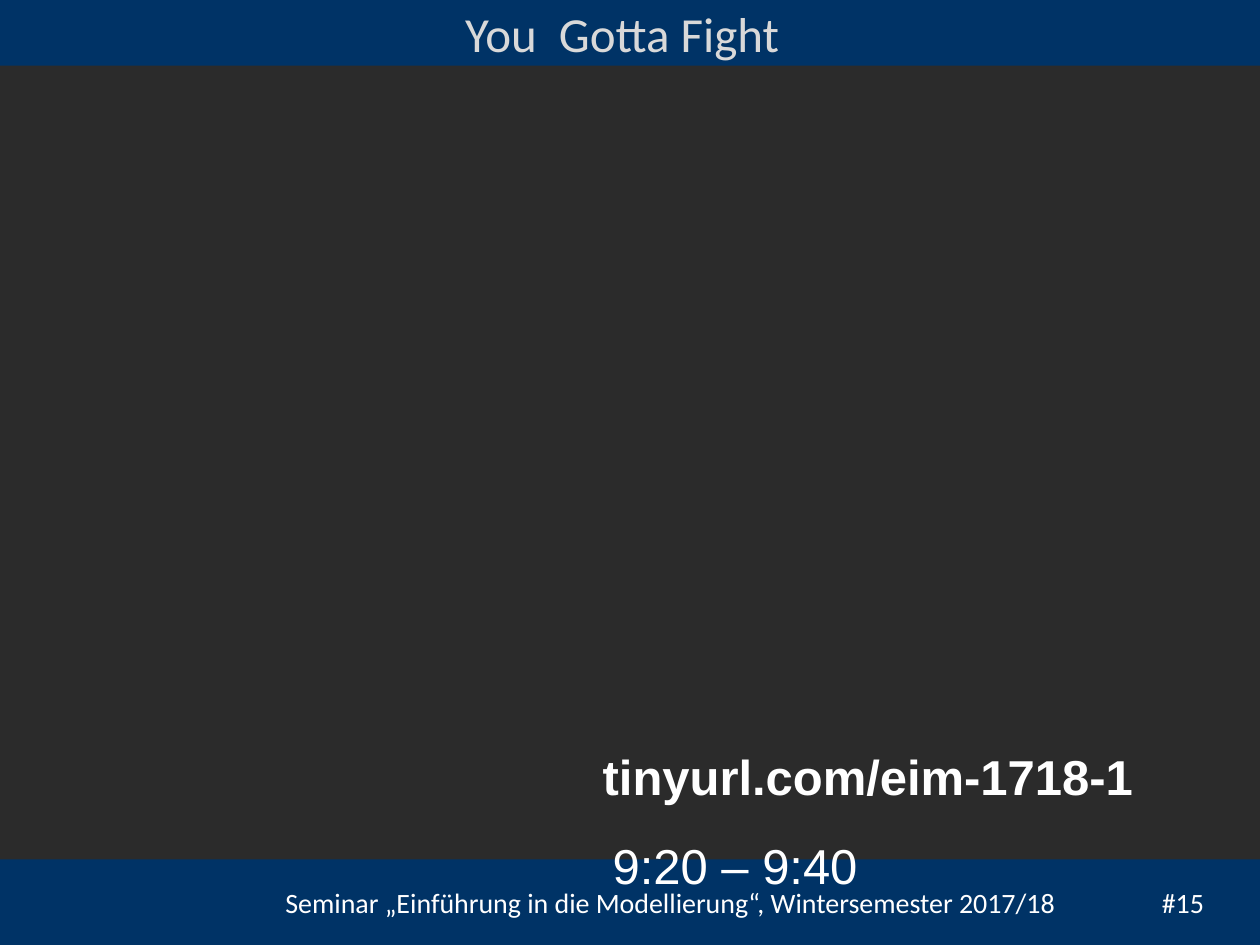
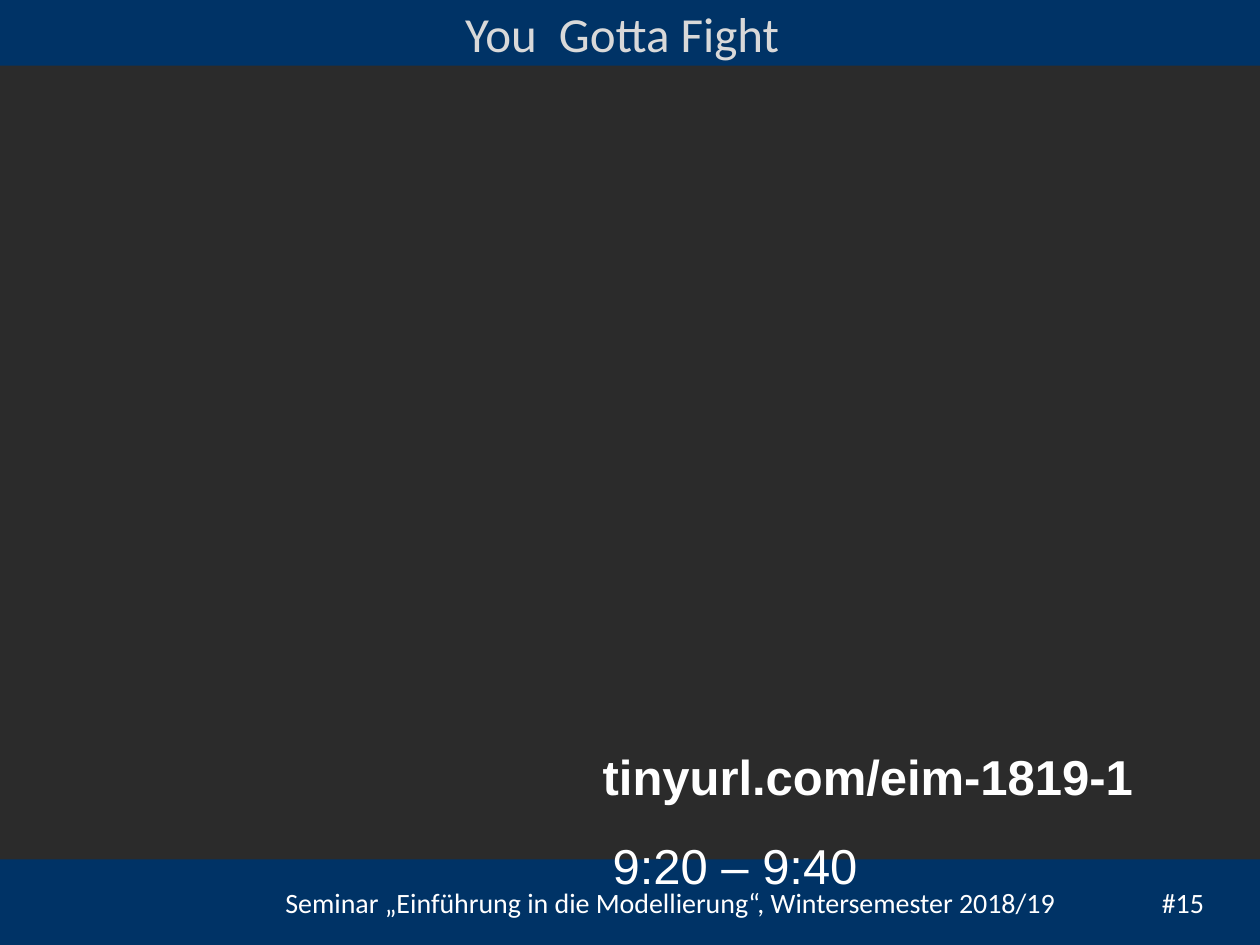
Before and after one commit to heistermann/Einf_Modellierung, a slide deck: slide 15 of Termin_1/folien/UebungModellierung#1.pptx. Drawn at 1260x945 pixels with LibreOffice and Linux fonts; fonts in the diff are those of the drawing; background and template pictures are left out; a plain dark background stands for a picture behind light text. Boxes give left, top, right and bottom in pixels: in the first picture for what was removed or moved away, otherwise in the second. Text is boxed around its words. In the diff, an @@ line names an element or a change of style, - is before the commit and + after.

```diff
--- a/Termin_1/folien/UebungModellierung#1.pptx
+++ b/Termin_1/folien/UebungModellierung#1.pptx
@@ text at bbox=[603, 759, 1133, 805]: text changed @@
-tinyurl.com/eim-1718-1
+tinyurl.com/eim-1819-1
@@ text at bbox=[285, 893, 1204, 918]: text changed @@
-Seminar „Einführung in die Modellierung“, Wintersemester 2017/18 #15
+Seminar „Einführung in die Modellierung“, Wintersemester 2018/19 #15
```
Also in this commit, not shown: 5 other slides changed, 1 other file.
